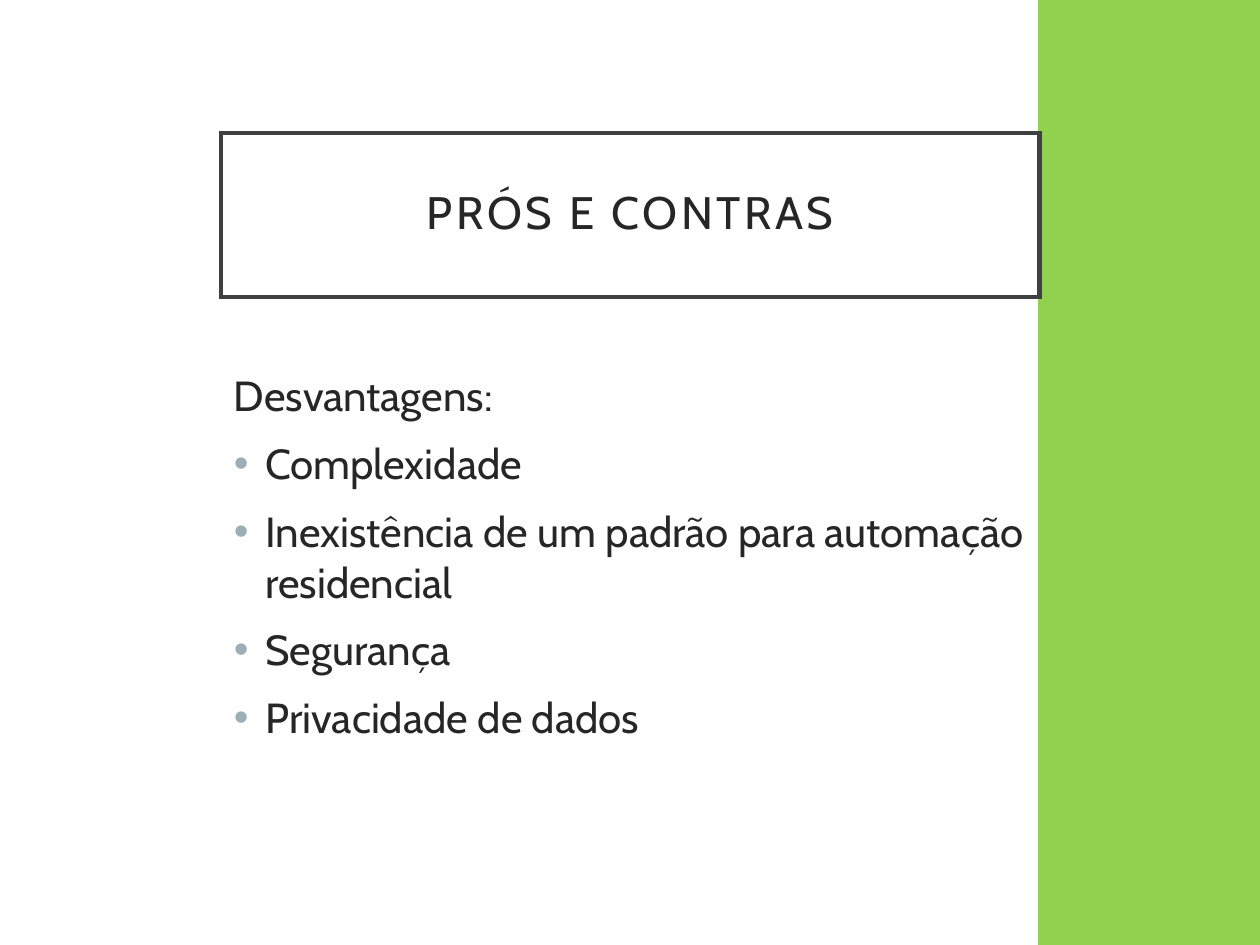
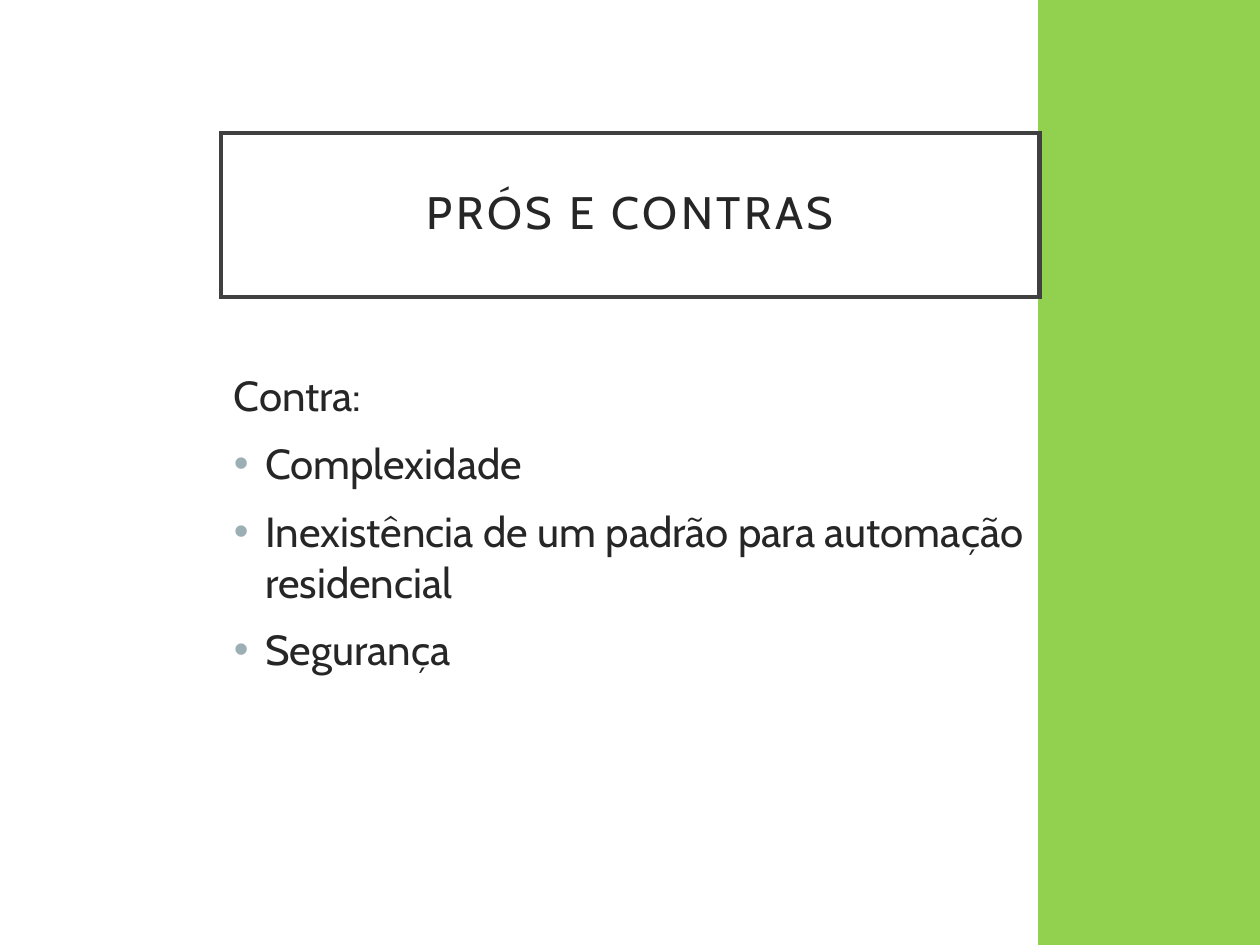
Before and after one commit to inesamil/projeto, a slide deck: slide 7 of Documentos/4. Apresentação Individual/Ana/Apresentação.pptx. Drawn at 1260x945 pixels with LibreOffice and Linux fonts; fonts in the diff are those of the drawing. Boxes give left, top, right and bottom in pixels: in the first picture for what was removed or moved away, otherwise in the second. Text is boxed around its words. In the diff, an @@ line names an element or a change of style, - is before the commit and + after.

```diff
--- a/Documentos/4. Apresentação Individual/Ana/Apresentação.pptx
+++ b/Documentos/4. Apresentação Individual/Ana/Apresentação.pptx
@@ text at (234, 381, 362, 412): text changed @@
-Desvantagens:
+Contra:
@@ text at (265, 701, 639, 734): paragraph removed @@
-• Privacidade de dados
```
Also in this commit, not shown: 3 other slides changed, 1 slide added, 1 slide removed, 3 other files.
